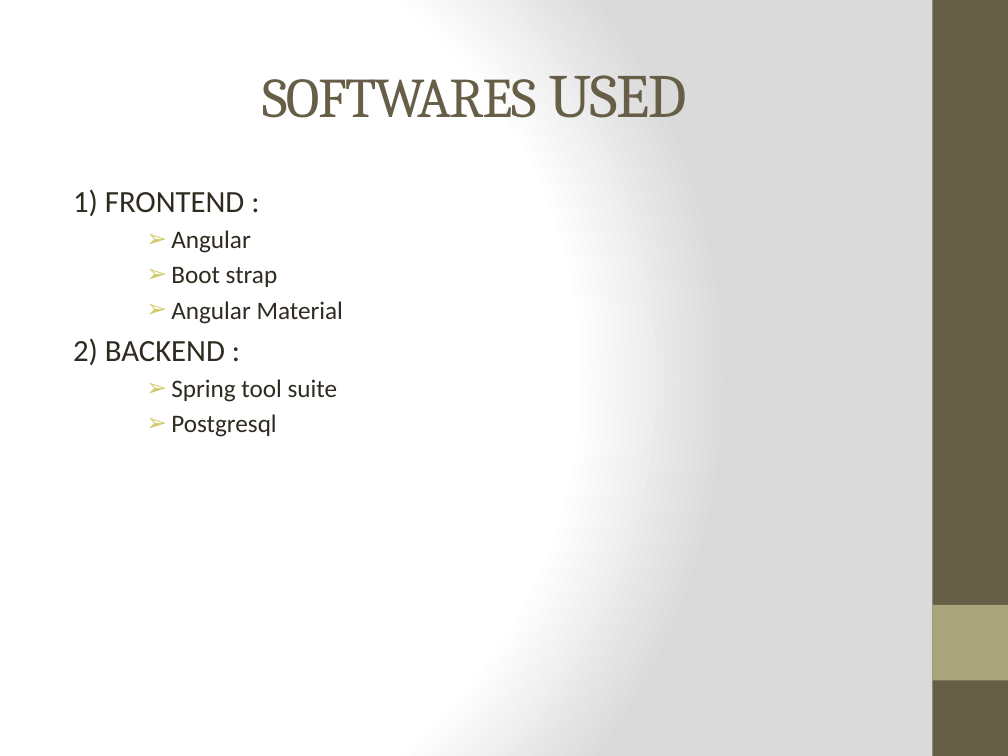
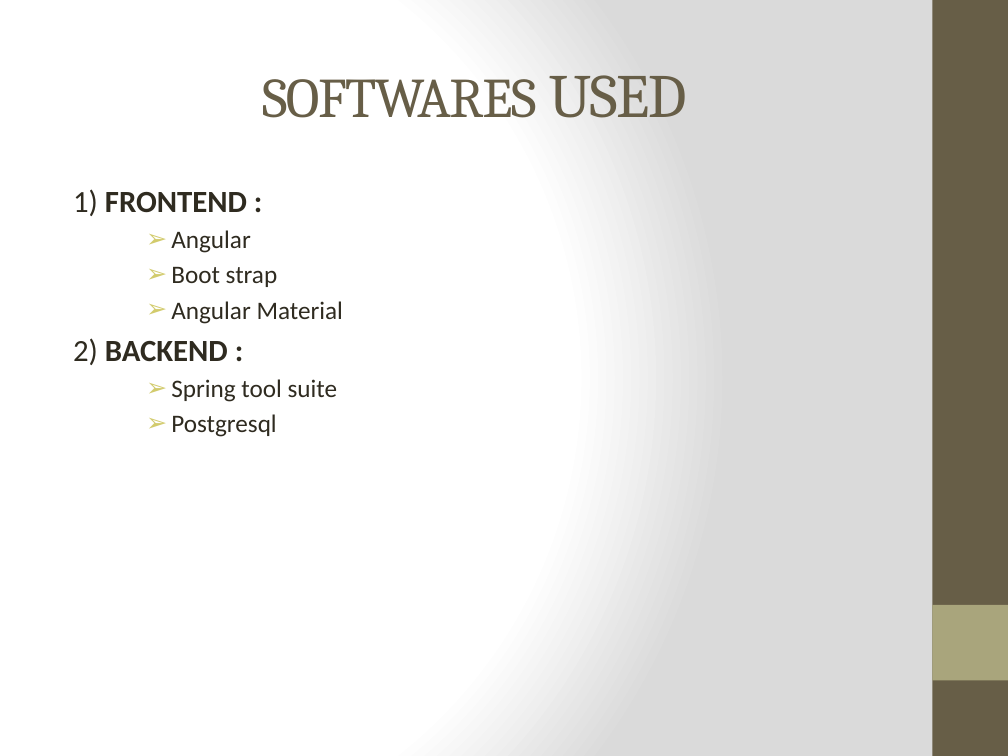
Before and after one commit to raja-raavi/B1-shopforhome, a slide deck: slide 3 of sprint 1 ppt.pptx. Drawn at 1008x756 pixels with LibreOffice and Linux fonts; fonts in the diff are those of the drawing. Boxes give left, top, right and bottom in pixels: in the first picture for what was removed or moved away, otherwise in the second. Text is boxed around its words. In the diff, an @@ line names an element or a change of style, - is before the commit and + after.

```diff
--- a/sprint 1 ppt.pptx
+++ b/sprint 1 ppt.pptx
@@ text at (73,189,247,365): bold on in "FRONTEND :", "BACKEND :" @@
```
Also in this commit, not shown: 1 other slide changed, 1 other file.
